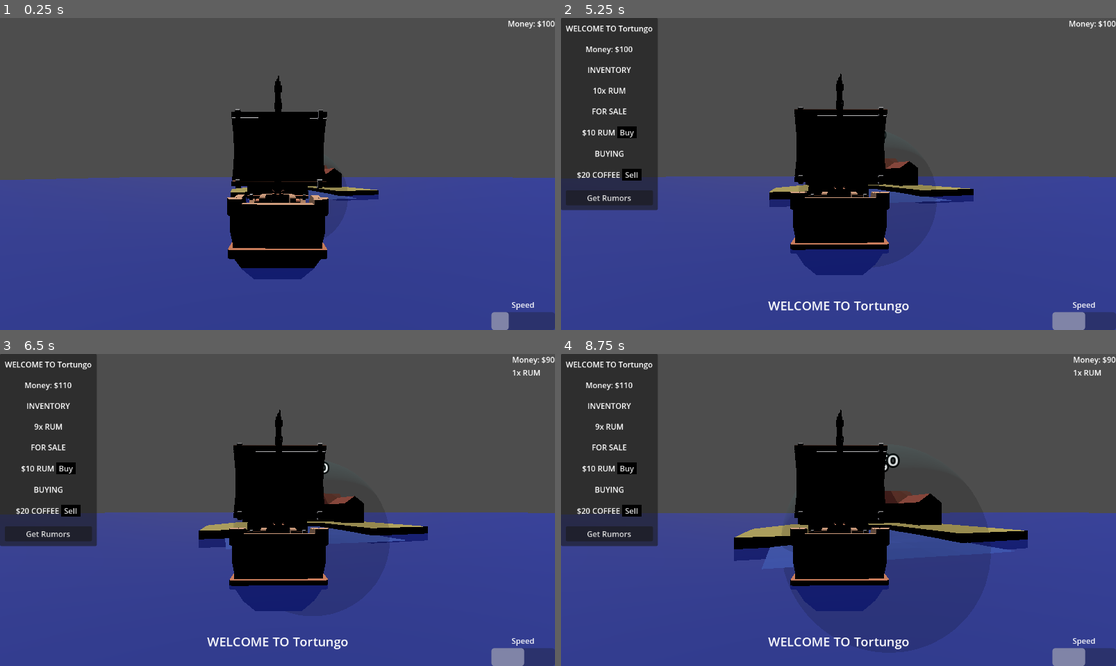
Above: before the commit, frames 1-4 (two rows, left to right).
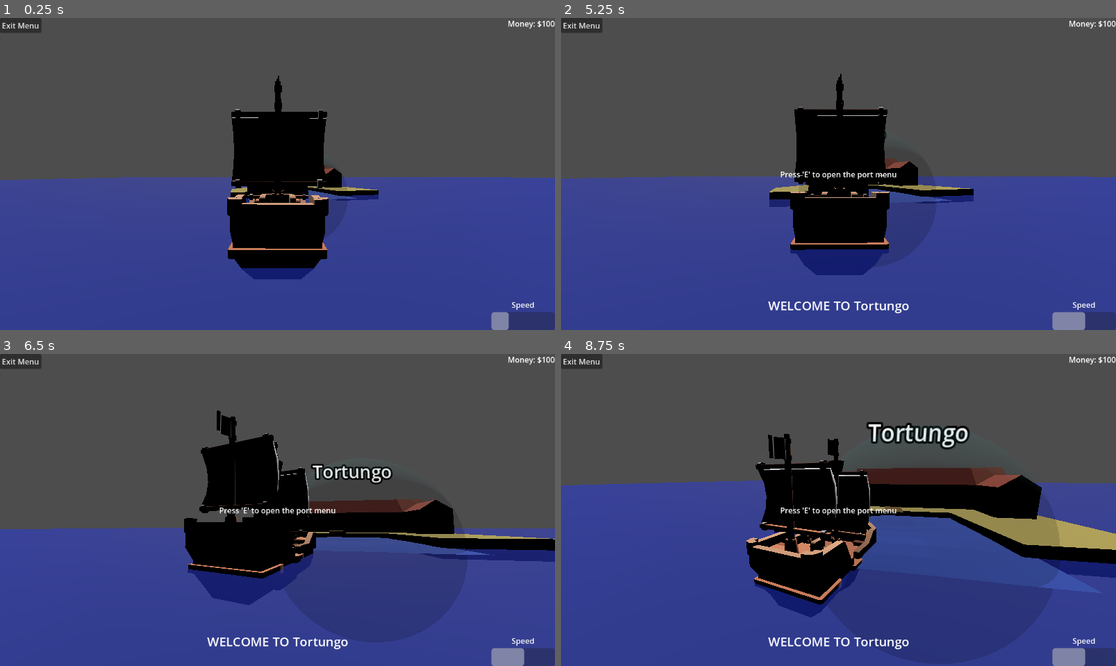
Above: after the commit, the same moments.

Repository: josephshell/UnnamedSailingGame
Game: Godot game, scene res://scenes/Main.tscn
Two runs of this game, one before a commit and one after it. Both use one fixed random seed, a clock stepped at 60 frames per second and the inputs below.
Inputs (mouse positions are in pixels of both pictures, inside the frame that each line leads up to):
- Up to frame 1 (0.25 s): no input
- Up to frame 2 (5.25 s): move the mouse to (866, 174) at 0.52 s; hold E (interact) 0.53-1.28 s; hold W (move_forward) from 0.53 s (still down); tap Space (jump) at 0.77, 1.52, 3.02, 3.77, 4.52 s; move the mouse to (810, 174) at 1.27 s; tap E (interact) at 1.35, 2.85, 4.35 s; move the mouse to (849, 167) at 2.02 s; hold E (interact) 2.03-2.78 s; move the mouse to (832, 180) at 2.77 s; move the mouse to (877, 177) at 3.52 s; hold E (interact) 3.53-4.28 s; move the mouse to (794, 170) at 4.27 s; move the mouse to (844, 174) at 5.02 s; hold E (interact) from 5.03 s (still down)
- Up to frame 3 (6.5 s): release W (move_forward) at 5.75 s; release E (interact) at 5.75 s; click (66, 469) at 5.75 s, where only the run before the commit has a clickable "Buy"
- Up to frame 4 (8.75 s): click (633, 510) at 6.5 s, where only the run before the commit has a clickable "Sell"; click (610, 534) at 7.25 s, where only the run before the commit has a clickable "Get Rumors"; click (616, 584) at 8 s, where only the run before the commit has a clickable "Dismiss"

The runs differ from the first frame. In frame 1, 0.3% of the frame differs, in the area x 0-8%, y 0-5%; in frame 2, 10%; in frame 3, 24%; in frame 4, 30%, in the area x 0-100%, y 0-85%.

Commit message:
Added exit button to trade menu

Diff:
--- a/scenes/Main.tscn
+++ b/scenes/Main.tscn
@@ -179,5 +179,6 @@
 [connection signal="movement_pressed" from="InputComponent" to="." method="_on_input_component_movement_pressed"]
 [connection signal="toggle_inventory_pressed" from="InputComponent" to="." method="_on_input_component_toggle_inventory_pressed"]
 [connection signal="buy_button_pressed" from="ShopUI" to="." method="_on_shop_ui_buy_button_pressed"]
+[connection signal="exit_menu_button_pressed" from="ShopUI" to="." method="_on_shop_ui_exit_menu_button_pressed"]
 [connection signal="rumors_button_pressed" from="ShopUI" to="." method="_on_shop_ui_rumors_button_pressed"]
 [connection signal="sell_button_pressed" from="ShopUI" to="." method="_on_shop_ui_sell_button_pressed"]
--- a/scenes/main.gd
+++ b/scenes/main.gd
@@ -18,7 +18,7 @@
 
 # Called when the node enters the scene tree for the first time.
 func _ready() -> void:
-	shop_ui.hide()
+	disable_shop_menu()
 	shop_name_ui.hide()
 	Input.mouse_mode = Input.MOUSE_MODE_CAPTURED
 	movement_component.boat = boat
@@ -41,19 +41,13 @@
 
 func _on_boat_player_arrived_at_post(trading_post: TradingPost):
 	shop_name_label.text = "WELCOME TO %s" % trading_post.trading_post_name
-	shop_ui.populate(trading_post)
-	shop_ui.set_rumor(null)
-	shop_ui.show()
+	shop_ui.toggle_tutorial_popup(true)
 	shop_name_ui.show()
 	near_shop = trading_post
-	confine_mouse()
 
 func _on_boat_player_left_post():
-	shop_ui.hide()
-	shop_name_ui.hide()
-	shop_name_label.text = "ERROR"
+	disable_shop_menu()
 	near_shop = null
-	capture_mouse()
 
 #endregion
 
@@ -180,6 +174,11 @@
 		var rumor = all_rumors.pick_random()
 		print("Rumor: %s" % rumor.description)
 		shop_ui.set_rumor(rumor)
+
+func _on_shop_ui_exit_menu_button_pressed():
+	disable_shop_menu()
+	_on_boat_player_arrived_at_post(near_shop)
+
 #endregion
 
 #region InputComponent signals
@@ -207,4 +206,22 @@
 	else:
 		capture_mouse()
 
+func _on_input_component_interact_pressed():
+	if near_shop:
+		initiate_shop_menu()
+
 #endregion
+
+func initiate_shop_menu():
+	confine_mouse()
+	shop_ui.populate(near_shop)
+	shop_ui.set_rumor(null)
+	shop_ui.toggle_primary_shop_window(true)
+	shop_ui.toggle_tutorial_popup(false)
+
+func disable_shop_menu():
+	shop_ui.toggle_primary_shop_window(false)
+	shop_ui.toggle_tutorial_popup(false)
+	shop_name_ui.hide()
+	shop_name_label.text = "ERROR"
+	capture_mouse()
--- a/scenes/trade/shop_ui.gd
+++ b/scenes/trade/shop_ui.gd
@@ -3,13 +3,18 @@
 signal buy_button_pressed(trade_item: Enums.TradeItem)
 signal sell_button_pressed(trade_item: Enums.TradeItem)
 signal rumors_button_pressed(trading_post: TradingPost)
+signal exit_menu_button_pressed
 
 @onready var inventory_items: VBoxContainer = %InventoryItems
 @onready var sale_items: VBoxContainer = %SaleItems
 @onready var buy_items: VBoxContainer = %BuyItems
 @onready var shop_name_label: Label = %ShopName
 @onready var money: Label = %Money
+
 @onready var rumors_button: Button = %RumorsButton
+
+@onready var primary_shop_window = %PrimaryShopWindow
+@onready var tutorial_popup = %TutorialPopup
 
 @onready var rumor_container: PanelContainer = %RumorContainer
 @onready var rumor_label: Label = %RumorLabel
@@ -18,6 +23,7 @@
 const SHOP_BUTTON = preload("uid://brqfslk3rb0lk")
 
 func _ready():
+	%ExitMenuButton.pressed.connect(exit_menu_button_pressed.emit)
 	_dismiss_rumor_container()
 	dismiss_rumor_button.pressed.connect(_dismiss_rumor_container)
 
@@ -27,6 +33,12 @@
 func _enable_rumor_container(rumor: TradingPostContainer.Rumor):
 	rumor_label.text = rumor.description
 	rumor_container.show()
+
+func toggle_primary_shop_window(make_visible: bool):
+	primary_shop_window.visible = make_visible
+
+func toggle_tutorial_popup(make_visible: bool):
+	tutorial_popup.visible = make_visible
 
 func populate(trading_post: TradingPost):
 	var trade_inventory = trading_post.trade_inventory
--- a/scenes/trade/shop_ui.tscn
+++ b/scenes/trade/shop_ui.tscn
@@ -7,142 +7,167 @@
 script = ExtResource("1_slvno")
 metadata/_custom_type_script = "uid://d0x8exdetqm1e"
 
-[node name="VBoxContainer" type="VBoxContainer" parent="." unique_id=1237930847]
+[node name="HBoxContainer" type="HBoxContainer" parent="." unique_id=183020]
 offset_right = 40.0
 offset_bottom = 40.0
 
-[node name="PanelContainer" type="PanelContainer" parent="VBoxContainer" unique_id=2136846249]
+[node name="PrimaryShopWindow" type="VBoxContainer" parent="HBoxContainer" unique_id=1237930847]
+unique_name_in_owner = true
 layout_mode = 2
 
-[node name="MarginContainer" type="MarginContainer" parent="VBoxContainer/PanelContainer" unique_id=2143695665]
+[node name="PanelContainer" type="PanelContainer" parent="HBoxContainer/PrimaryShopWindow" unique_id=2136846249]
+layout_mode = 2
+
+[node name="MarginContainer" type="MarginContainer" parent="HBoxContainer/PrimaryShopWindow/PanelContainer" unique_id=2143695665]
 layout_mode = 2
 theme_override_constants/margin_left = 10
 theme_override_constants/margin_top = 10
 theme_override_constants/margin_right = 10
 theme_override_constants/margin_bottom = 10
 
-[node name="VBoxContainer" type="VBoxContainer" parent="VBoxContainer/PanelContainer/MarginContainer" unique_id=1714501843]
+[node name="VBoxContainer" type="VBoxContainer" parent="HBoxContainer/PrimaryShopWindow/PanelContainer/MarginContainer" unique_id=1714501843]
 layout_mode = 2
 theme_override_constants/separation = 20
 
-[node name="ShopName" type="Label" parent="VBoxContainer/PanelContainer/MarginContainer/VBoxContainer" unique_id=927979666]
+[node name="ShopName" type="Label" parent="HBoxContainer/PrimaryShopWindow/PanelContainer/MarginContainer/VBoxContainer" unique_id=927979666]
 unique_name_in_owner = true
 layout_mode = 2
 text = "WELCOME TO SHOPNAME"
 horizontal_alignment = 1
 
-[node name="MoneyHBox" type="HBoxContainer" parent="VBoxContainer/PanelContainer/MarginContainer/VBoxContainer" unique_id=1347782968]
+[node name="MoneyHBox" type="HBoxContainer" parent="HBoxContainer/PrimaryShopWindow/PanelContainer/MarginContainer/VBoxContainer" unique_id=1347782968]
 layout_mode = 2
 alignment = 1
 
-[node name="MoneyLabel" type="Label" parent="VBoxContainer/PanelContainer/MarginContainer/VBoxContainer/MoneyHBox" unique_id=1343372514]
+[node name="MoneyLabel" type="Label" parent="HBoxContainer/PrimaryShopWindow/PanelContainer/MarginContainer/VBoxContainer/MoneyHBox" unique_id=1343372514]
 layout_mode = 2
 text = "Money:"
 
-[node name="Money" type="Label" parent="VBoxContainer/PanelContainer/MarginContainer/VBoxContainer/MoneyHBox" unique_id=1955026459]
+[node name="Money" type="Label" parent="HBoxContainer/PrimaryShopWindow/PanelContainer/MarginContainer/VBoxContainer/MoneyHBox" unique_id=1955026459]
 unique_name_in_owner = true
 layout_mode = 2
 text = "$-999"
 
-[node name="InventoryDivider" type="Label" parent="VBoxContainer/PanelContainer/MarginContainer/VBoxContainer" unique_id=593158956]
+[node name="InventoryDivider" type="Label" parent="HBoxContainer/PrimaryShopWindow/PanelContainer/MarginContainer/VBoxContainer" unique_id=593158956]
 layout_mode = 2
 text = "INVENTORY"
 horizontal_alignment = 1
 
-[node name="InventoryItems" type="VBoxContainer" parent="VBoxContainer/PanelContainer/MarginContainer/VBoxContainer" unique_id=1447718804]
+[node name="InventoryItems" type="VBoxContainer" parent="HBoxContainer/PrimaryShopWindow/PanelContainer/MarginContainer/VBoxContainer" unique_id=1447718804]
 unique_name_in_owner = true
 layout_mode = 2
 
-[node name="HBoxContainer" type="HBoxContainer" parent="VBoxContainer/PanelContainer/MarginContainer/VBoxContainer/InventoryItems" unique_id=1588032936]
+[node name="HBoxContainer" type="HBoxContainer" parent="HBoxContainer/PrimaryShopWindow/PanelContainer/MarginContainer/VBoxContainer/InventoryItems" unique_id=1588032936]
 layout_mode = 2
 size_flags_horizontal = 4
 
-[node name="ItemQuantity" type="Label" parent="VBoxContainer/PanelContainer/MarginContainer/VBoxContainer/InventoryItems/HBoxContainer" unique_id=45271345]
+[node name="ItemQuantity" type="Label" parent="HBoxContainer/PrimaryShopWindow/PanelContainer/MarginContainer/VBoxContainer/InventoryItems/HBoxContainer" unique_id=45271345]
 layout_mode = 2
 text = "8x"
 
-[node name="ItemLabel" type="Label" parent="VBoxContainer/PanelContainer/MarginContainer/VBoxContainer/InventoryItems/HBoxContainer" unique_id=1938677055]
+[node name="ItemLabel" type="Label" parent="HBoxContainer/PrimaryShopWindow/PanelContainer/MarginContainer/VBoxContainer/InventoryItems/HBoxContainer" unique_id=1938677055]
 layout_mode = 2
 text = "Item 1"
 horizontal_alignment = 1
 
-[node name="ForSaleDivider" type="Label" parent="VBoxContainer/PanelContainer/MarginContainer/VBoxContainer" unique_id=1891231782]
+[node name="ForSaleDivider" type="Label" parent="HBoxContainer/PrimaryShopWindow/PanelContainer/MarginContainer/VBoxContainer" unique_id=1891231782]
 layout_mode = 2
 text = "FOR SALE"
 horizontal_alignment = 1
 
-[node name="SaleItems" type="VBoxContainer" parent="VBoxContainer/PanelContainer/MarginContainer/VBoxContainer" unique_id=1595743533]
+[node name="SaleItems" type="VBoxContainer" parent="HBoxContainer/PrimaryShopWindow/PanelContainer/MarginContainer/VBoxContainer" unique_id=1595743533]
 unique_name_in_owner = true
 layout_mode = 2
 
-[node name="HBoxContainer" type="HBoxContainer" parent="VBoxContainer/PanelContainer/MarginContainer/VBoxContainer/SaleItems" unique_id=595739915]
+[node name="HBoxContainer" type="HBoxContainer" parent="HBoxContainer/PrimaryShopWindow/PanelContainer/MarginContainer/VBoxContainer/SaleItems" unique_id=595739915]
 layout_mode = 2
 size_flags_horizontal = 4
 
-[node name="ItemPrice" type="Label" parent="VBoxContainer/PanelContainer/MarginContainer/VBoxContainer/SaleItems/HBoxContainer" unique_id=1956430649]
+[node name="ItemPrice" type="Label" parent="HBoxContainer/PrimaryShopWindow/PanelContainer/MarginContainer/VBoxContainer/SaleItems/HBoxContainer" unique_id=1956430649]
 layout_mode = 2
 text = "$10"
 
-[node name="ItemLabel" type="Label" parent="VBoxContainer/PanelContainer/MarginContainer/VBoxContainer/SaleItems/HBoxContainer" unique_id=1692901079]
+[node name="ItemLabel" type="Label" parent="HBoxContainer/PrimaryShopWindow/PanelContainer/MarginContainer/VBoxContainer/SaleItems/HBoxContainer" unique_id=1692901079]
 layout_mode = 2
 text = "Item 1"
 
-[node name="ShopButton" parent="VBoxContainer/PanelContainer/MarginContainer/VBoxContainer/SaleItems/HBoxContainer" unique_id=1700510820 instance=ExtResource("2_bb5rw")]
+[node name="ShopButton" parent="HBoxContainer/PrimaryShopWindow/PanelContainer/MarginContainer/VBoxContainer/SaleItems/HBoxContainer" unique_id=1700510820 instance=ExtResource("2_bb5rw")]
 layout_mode = 2
 
-[node name="BuyingDivider" type="Label" parent="VBoxContainer/PanelContainer/MarginContainer/VBoxContainer" unique_id=117780143]
+[node name="BuyingDivider" type="Label" parent="HBoxContainer/PrimaryShopWindow/PanelContainer/MarginContainer/VBoxContainer" unique_id=117780143]
 layout_mode = 2
 text = "BUYING"
 horizontal_alignment = 1
 
-[node name="BuyItems" type="VBoxContainer" parent="VBoxContainer/PanelContainer/MarginContainer/VBoxContainer" unique_id=1104163154]
+[node name="BuyItems" type="VBoxContainer" parent="HBoxContainer/PrimaryShopWindow/PanelContainer/MarginContainer/VBoxContainer" unique_id=1104163154]
 unique_name_in_owner = true
 layout_mode = 2
 
-[node name="HBoxContainer2" type="HBoxContainer" parent="VBoxContainer/PanelContainer/MarginContainer/VBoxContainer/BuyItems" unique_id=1069634165]
+[node name="HBoxContainer2" type="HBoxContainer" parent="HBoxContainer/PrimaryShopWindow/PanelContainer/MarginContainer/VBoxContainer/BuyItems" unique_id=1069634165]
 layout_mode = 2
 size_flags_horizontal = 4
 
-[node name="ItemPrice" type="Label" parent="VBoxContainer/PanelContainer/MarginContainer/VBoxContainer/BuyItems/HBoxContainer2" unique_id=1449509116]
+[node name="ItemPrice" type="Label" parent="HBoxContainer/PrimaryShopWindow/PanelContainer/MarginContainer/VBoxContainer/BuyItems/HBoxContainer2" unique_id=1449509116]
 layout_mode = 2
 text = "$10"
 
-[node name="ItemLabel" type="Label" parent="VBoxContainer/PanelContainer/MarginContainer/VBoxContainer/BuyItems/HBoxContainer2" unique_id=1835316338]
+[node name="ItemLabel" type="Label" parent="HBoxContainer/PrimaryShopWindow/PanelContainer/MarginContainer/VBoxContainer/BuyItems/HBoxContainer2" unique_id=1835316338]
 layout_mode = 2
 text = "Item 2"
 
-[node name="ShopButton2" parent="VBoxContainer/PanelContainer/MarginContainer/VBoxContainer/BuyItems/HBoxContainer2" unique_id=1057820352 instance=ExtResource("2_bb5rw")]
+[node name="ShopButton2" parent="HBoxContainer/PrimaryShopWindow/PanelContainer/MarginContainer/VBoxContainer/BuyItems/HBoxContainer2" unique_id=1057820352 instance=ExtResource("2_bb5rw")]
 layout_mode = 2
 text = "Sell"
 
-[node name="RumorsButton" type="Button" parent="VBoxContainer/PanelContainer/MarginContainer/VBoxContainer" unique_id=695830148]
+[node name="RumorsButton" type="Button" parent="HBoxContainer/PrimaryShopWindow/PanelContainer/MarginContainer/VBoxContainer" unique_id=695830148]
 unique_name_in_owner = true
 layout_mode = 2
 text = "Get Rumors"
 
-[node name="RumorContainer" type="PanelContainer" parent="VBoxContainer" unique_id=1557687606]
+[node name="RumorContainer" type="PanelContainer" parent="HBoxContainer/PrimaryShopWindow" unique_id=1557687606]
 unique_name_in_owner = true
 layout_mode = 2
 
-[node name="MarginContainer" type="MarginContainer" parent="VBoxContainer/RumorContainer" unique_id=1190097577]
+[node name="MarginContainer" type="MarginContainer" parent="HBoxContainer/PrimaryShopWindow/RumorContainer" unique_id=1190097577]
 layout_mode = 2
 theme_override_constants/margin_left = 10
 theme_override_constants/margin_top = 10
 theme_override_constants/margin_right = 10
 theme_override_constants/margin_bottom = 10
 
-[node name="VBoxContainer" type="VBoxContainer" parent="VBoxContainer/RumorContainer/MarginContainer" unique_id=1481969682]
+[node name="VBoxContainer" type="VBoxContainer" parent="HBoxContainer/PrimaryShopWindow/RumorContainer/MarginContainer" unique_id=1481969682]
 layout_mode = 2
 
-[node name="RumorLabel" type="Label" parent="VBoxContainer/RumorContainer/MarginContainer/VBoxContainer" unique_id=1698448424]
+[node name="RumorLabel" type="Label" parent="HBoxContainer/PrimaryShopWindow/RumorContainer/MarginContainer/VBoxContainer" unique_id=1698448424]
 unique_name_in_owner = true
 custom_minimum_size = Vector2(200, 0)
 layout_mode = 2
 text = "I'm a rumor! There is plunder abound! Try Port Royale, I hear it has the hairiest rum this side of the Atlantic!"
 autowrap_mode = 2
 
-[node name="DismissRumorButton" type="Button" parent="VBoxContainer/RumorContainer/MarginContainer/VBoxContainer" unique_id=1534088499]
+[node name="DismissRumorButton" type="Button" parent="HBoxContainer/PrimaryShopWindow/RumorContainer/MarginContainer/VBoxContainer" unique_id=1534088499]
 unique_name_in_owner = true
 layout_mode = 2
 size_flags_horizontal = 4
 text = "Dismiss"
+
+[node name="ExitMenuButton" type="Button" parent="HBoxContainer" unique_id=1964995447]
+unique_name_in_owner = true
+layout_mode = 2
+size_flags_vertical = 0
+text = "Exit Menu"
+
+[node name="TutorialPopup" type="Label" parent="." unique_id=400294243]
+unique_name_in_owner = true
+anchors_preset = 8
+anchor_left = 0.5
+anchor_top = 0.5
+anchor_right = 0.5
+anchor_bottom = 0.5
+offset_left = -121.0
+offset_top = -11.5
+offset_right = 121.0
+offset_bottom = 11.5
+grow_horizontal = 2
+grow_vertical = 2
+text = "Press 'E' to open the port menu"
